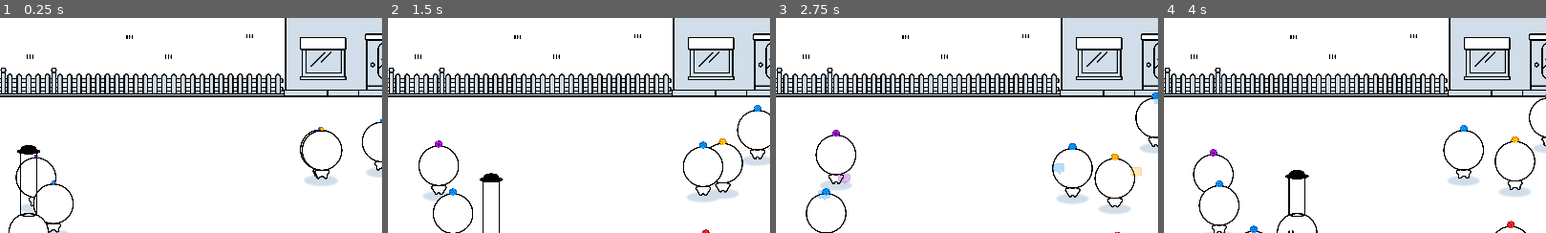
Above: before the commit, frames 1-4 (left to right).
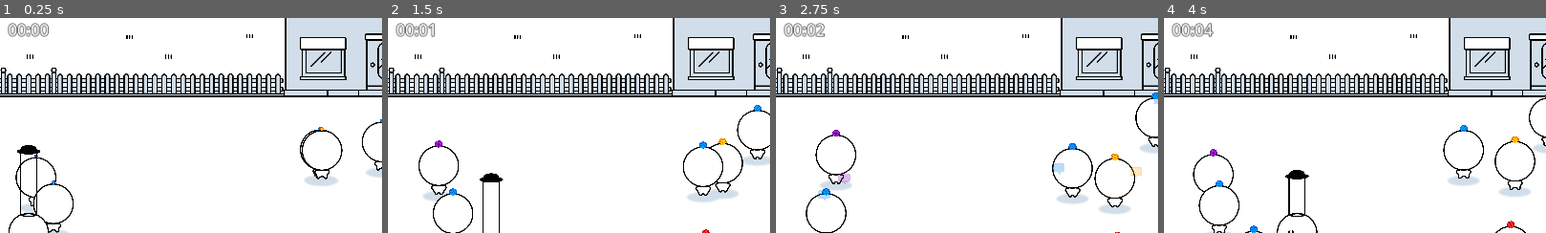
Above: after the commit, the same moments.

Repository: haihala/mankind-knew
Game: Godot game, scene res://world.tscn
Same seed, same stepped clock (60 frames per second), same inputs: the game is played once before the commit and once after it.
Inputs:
- Up to frame 1 (0.25 s): no input
- Up to frame 2 (1.5 s): hold D (move_right) 0.53-1.28 s; hold S (move_down) from 1.28 s (still down)
- Up to frame 3 (2.75 s): release S (move_down) at 2.03 s; hold D (move_right) from 2.03 s (still down)
- Up to frame 4 (4 s): release D (move_right) at 2.78 s; hold W (move_up) 2.78-3.53 s; hold A (move_left) from 3.53 s (still down)
The pictures show only the part of the screen within x 46-96%, y 0-50%; the shares and areas given below are measured in that part.

The runs differ from the first frame. In frame 1, 0.5% of the frame differs, in the area x 2-13%, y 2-9%; in frame 2, 0.4%; in frame 3, 0.5%; in frame 4, 0.5%.

Commit message:
Clock outline

Diff:
--- a/godot-project/clock.tscn
+++ b/godot-project/clock.tscn
@@ -11,6 +11,7 @@
 grow_horizontal = 2
 theme = ExtResource("1_5leyv")
 theme_type_variation = &"HeaderMedium"
+theme_override_constants/outline_size = 3
 text = "00:00"
 horizontal_alignment = 1
 script = ExtResource("2_36abq")
